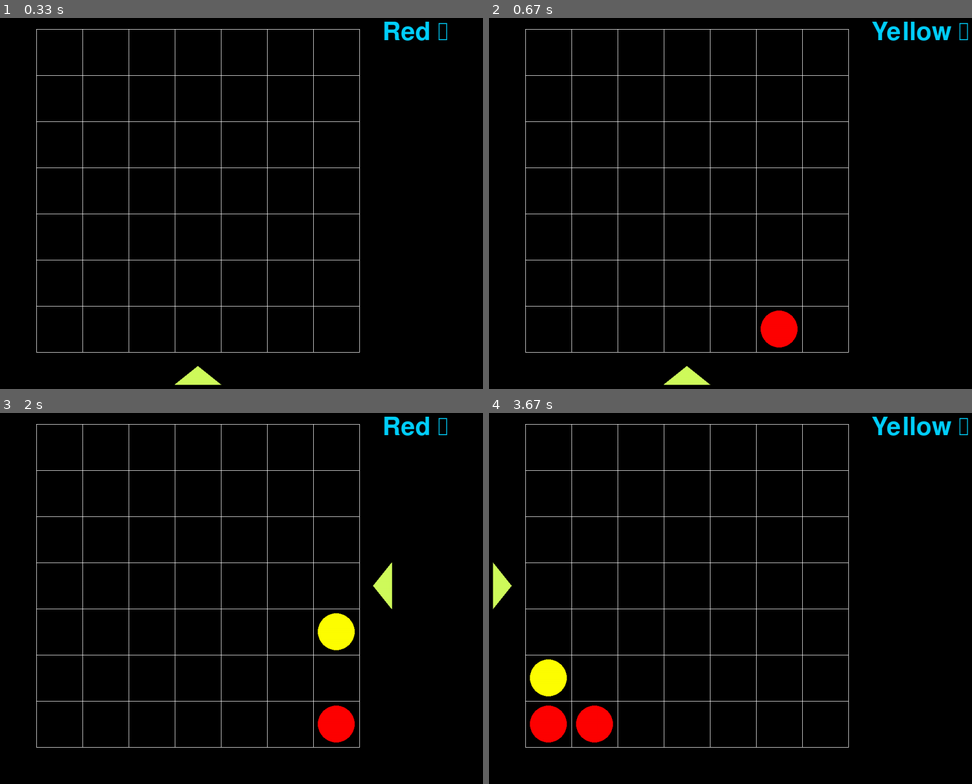
Above: before the commit, frames 1-4 (two rows, left to right).
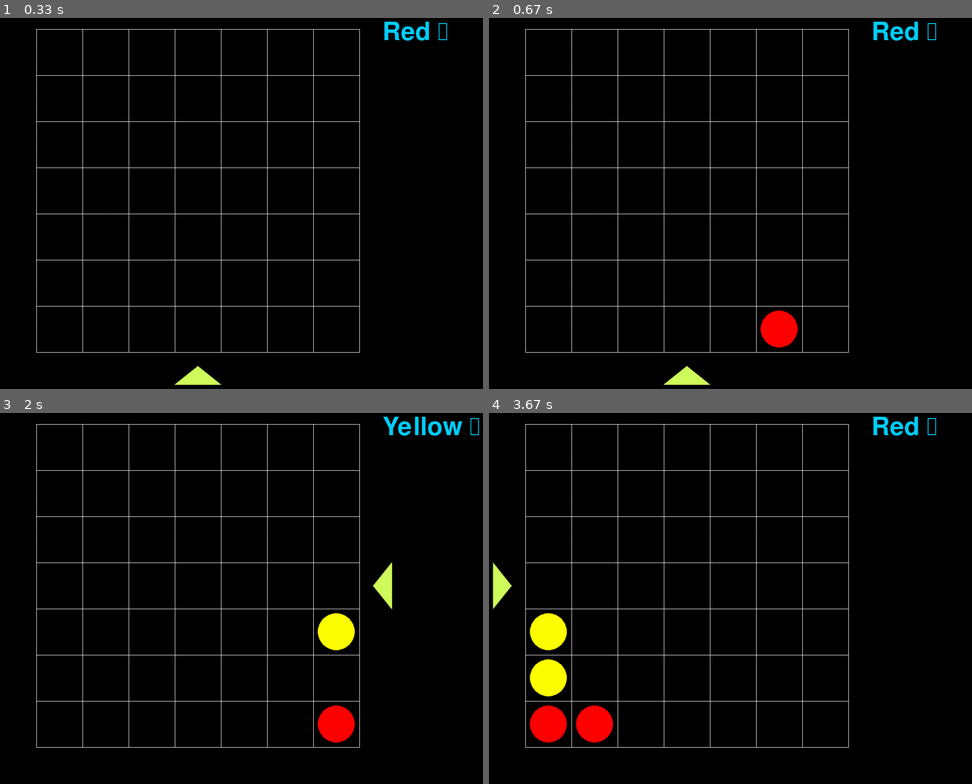
Above: after the commit, the same moments.

Repository: kilito0118/Dol_Mok
Game: pygame game, started from Dol_Mok/testpygame.py
Two runs of this game, one before a commit and one after it. Both use one fixed random seed, a clock stepped at 60 frames per second and the inputs below.
Inputs (mouse positions are in pixels of both pictures, inside the frame that each line leads up to):
- Up to frame 1 (0.33 s): no input
- Up to frame 2 (0.67 s): click (754, 188) at 0.38 s
- Up to frame 3 (2 s): hold Right 0.67-1.13 s; click (270, 613) at 1.72 s
- Up to frame 4 (3.67 s): hold Left 2-2.53 s; click (585, 524) at 2.62 s; hold Down 2.9-3.2 s; click (822, 620) at 3.28 s; hold Left from 3.57 s (still down)

Frame 1 is identical in both runs. In frame 2, 0.6% of the frame differs, in the area x 79-100%, y 0-7%; in frame 3, 0.6%; in frame 4, 1.2%, in the area x 8-100%, y 0-65%.

Commit message:
게임 완성

Diff:
--- a/Dol_Mok/testpygame.py
+++ b/Dol_Mok/testpygame.py
@@ -17,6 +17,127 @@
 pygame.display.set_caption("돌목")
 flag = False
 dr = 0
+dx = [0,0,-1,1]
+dy = [1,-1,0,0]
+
+
+def before_start():
+
+
+    global flag, dr
+    pygame.init()
+    font = pygame.font.Font("Dol_Mok\Chilgok_Cye.ttf",80)
+
+    SURFACE = pygame.display.set_mode((1200,900))
+    FPSCLOCK = pygame.time.Clock()
+
+    for i in range(7):
+        for j in range(7):
+            pan[i][j]=-1
+
+    pygame.display.set_caption("돌목")
+    flag = False
+    dr = 0
+    dx = [0,0,-1,1]
+    dy = [1,-1,0,0]
+
+
+def check(x,y):
+    i,j = x,y
+    if y<4:
+
+        for i in range(4):
+            if pan[x][y+i]!=pan[x][y]:
+                break
+        else:
+            return pan[x][y]
+            print(1)
+
+    if x>3:
+        return
+    for i in range(4):
+        if pan[x+i][y]!=pan[x][y]:
+            break
+    else:
+        return pan[x][y]
+    if y<4:
+        for i in range(4):
+            if pan[x+i][y+i]!=pan[x][y]:
+                break
+        else:
+            return pan[x][y]
+
+    if y<4:
+        for i in range(4):
+            if pan[x+i][y-i]!=pan[x][y]:
+                break
+        else:
+            return pan[x][y]
+
+
+def show_dol():
+        for i in range(7):
+            for j in range(7):
+                if pan[i][j]==1:
+                    pygame.draw.circle(SURFACE,Dol_Color[1], ((j+1)*100+50,(i+1)*100+50), 40)
+                elif pan[i][j]==0:
+                    pygame.draw.circle(SURFACE,Dol_Color[0], ((j+1)*100+50,(i+1)*100+50), 40)
+
+        for xpos in range(100,900,100):
+            pygame .draw.line(SURFACE, 0xFFFFFF, (xpos, 100), (xpos ,800))
+
+        for ypos in range(100,900,100):
+            pygame.draw.line(SURFACE, 0xFFFFFF, (100,ypos), (800,ypos))
+
+
+def win():
+    count = 0
+    for i in range(7):
+        for j in range(7):
+            if pan[i][j] != -1:
+                a = check(i,j)
+                if a != None:
+
+                    return a
+
+
+
+def game_end(k):
+    if k != None:
+        show_dol()
+        if k==0:
+            k = "Red"
+        else:
+            k = "Yellow"
+        text_Title= font.render(k+"win", True, 0xd0fc5c)
+
+        SURFACE.blit(text_Title,[400,400])
+        text = font.render("Press the SPACE to Restart", True,0xd0fc5c)
+        SURFACE.blit(text,[200,500])
+        pygame.display.update()
+        while True:
+            for event in pygame.event.get():
+                if event.type == QUIT:
+                    pygame.quit()
+                    sys.exit()
+                elif event.type == pygame.KEYDOWN:
+                    if event.key==pygame.K_SPACE:
+                        before_start()
+                        print(1)
+                        show_dol()
+                        main()
+                        print(1)
+
+
+
+
+
+
+
+
+
+
+
 def gravity(Direction : int):
     for i in range(7):
         match Direction:
@@ -51,10 +172,11 @@
 def main():
     global dr, flag
     cnt=0
-
+    print(11)
 
 
     while True:
+        print(pan)
         for event in pygame.event.get():
             if event.type == QUIT:
                 pygame.quit()
@@ -71,15 +193,20 @@
 
                 else:
                     continue
-                cnt+=1
+
             elif event.type == pygame.KEYDOWN and flag == True:
                 if event.key==pygame.K_LEFT:
                     dr-=1
                     flag = False
-
+                    cnt+=1
                 elif event.key==pygame.K_RIGHT:
                     dr+=1
                     flag = False
+                    cnt+=1
+                elif event.key == pygame.K_DOWN:
+                    flag = False
+                    cnt+=1
+        game_end(win())
 
         if dr==-1:
             dr = 3
@@ -92,21 +219,9 @@
             text_Title= font.render("Yellow 턴", True, 0xd0fc5c)
         pygame.draw.polygon(SURFACE, 0xd0fc5c, force[dr])
         SURFACE.blit(text_Title,[850,80])
+        show_dol()
         gravity(dr)
-        for i in range(7):
-            for j in range(7):
-                if pan[i][j]==1:
-                    pygame.draw.circle(SURFACE,Dol_Color[1], ((j+1)*100+50,(i+1)*100+50), 40)
-                elif pan[i][j]==0:
-                    pygame.draw.circle(SURFACE,Dol_Color[0], ((j+1)*100+50,(i+1)*100+50), 40)
-
-        for xpos in range(100,900,100):
-            pygame .draw.line(SURFACE, 0xFFFFFF, (xpos, 100), (xpos ,800))
-
-        for ypos in range(100,900,100):
-            pygame.draw.line(SURFACE, 0xFFFFFF, (100,ypos), (800,ypos))
-
-
+        game_end(win())
 
 
         pygame.display.update()
